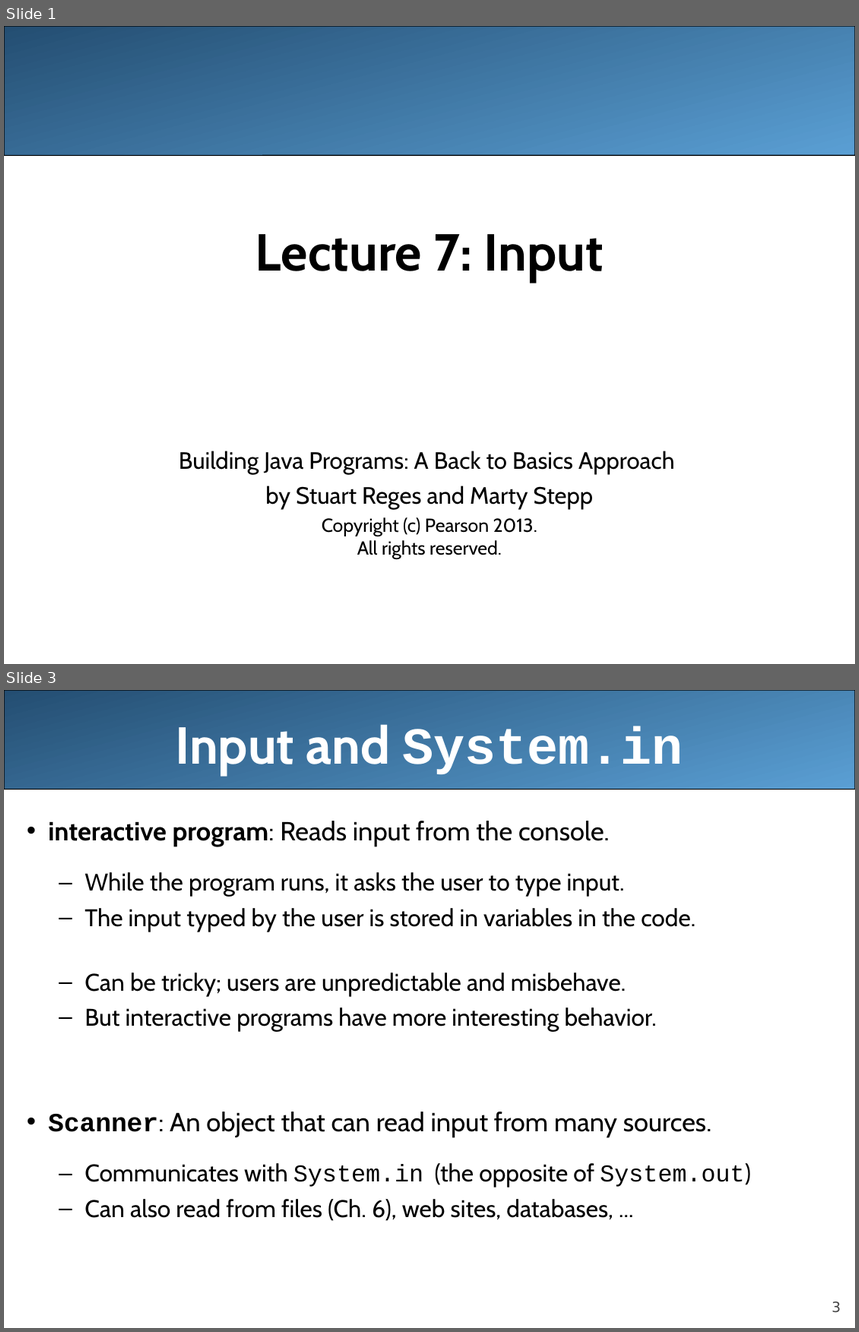
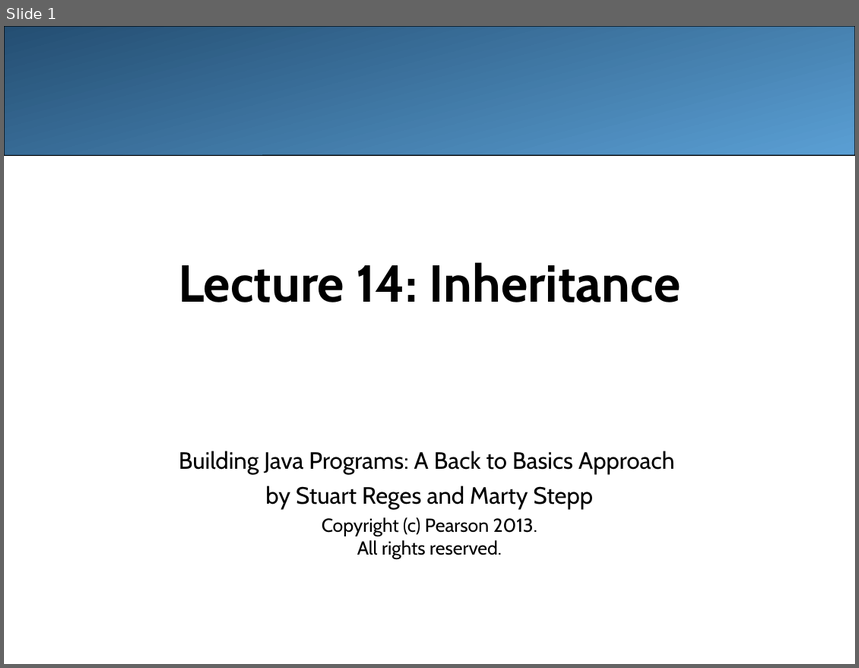
Before and after one commit to LongBaoNguyen/longbaonguyen.github.io, a slide deck: courses/apcsa/lecture14.ppt. Shown one above the other, each under a label of ours: slides 1 and 3 before the commit, slide 1 after it; the slides between them are not shown. The pictures are 859x1332 and 859x668 pixels, drawn with LibreOffice and Linux fonts; fonts in the diff are those of the drawing. Boxes give left, top, right and bottom in pixels: in the first picture for what was removed or moved away, otherwise in the second. Text is boxed around its words. In the diff, an @@ line names an element or a change of style, - is before the commit and + after.

Commit message:
inheritance

```diff
--- a/courses/apcsa/lecture14.ppt
+++ b/courses/apcsa/lecture14.ppt
@@ slide 3 removed at box(4, 690, 855, 1328), background #FFFFFF @@
@@ rounded rectangle removed at box(4, 690, 855, 790) @@
@@ title removed at box(175, 724, 683, 775) @@
-Input and System.in
@@ text removed at box(48, 821, 751, 1221) @@
-• interactive program: Reads input from the console.
-  – While the program runs, it asks the user to type input.
-  – The input typed by the user is stored in variables in the code.
-  – Can be tricky; users are unpredictable and misbehave.
-  – But interactive programs have more interesting behavior.
-• Scanner: An object that can read input from many sources.
-  – Communicates with System.in (the opposite of System.out)
-  – Can also read from files (Ch. 6), web sites, databases, ...
@@ page number removed at box(832, 1302, 841, 1313) @@
-3
@@ slide 1 changed as well @@
@@ title at box(178, 262, 680, 303): text changed @@
-Lecture 7: Input
+Lecture 14: Inheritance
```
Also in this commit, not shown: 1 other slide changed, 21 slides added, 33 other slides removed, 27 other files.
